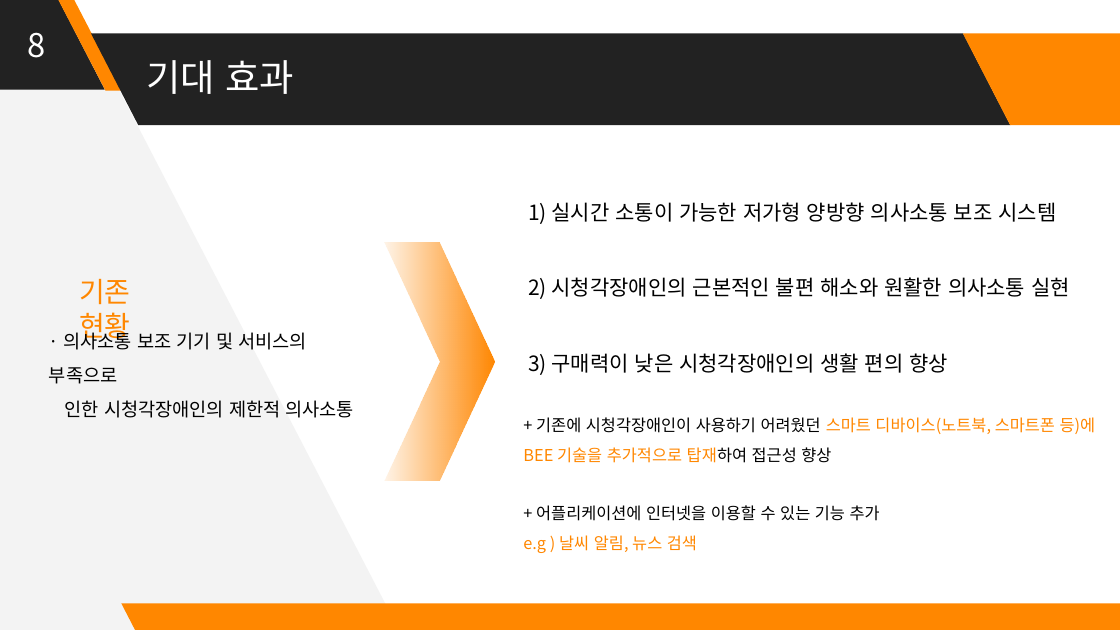
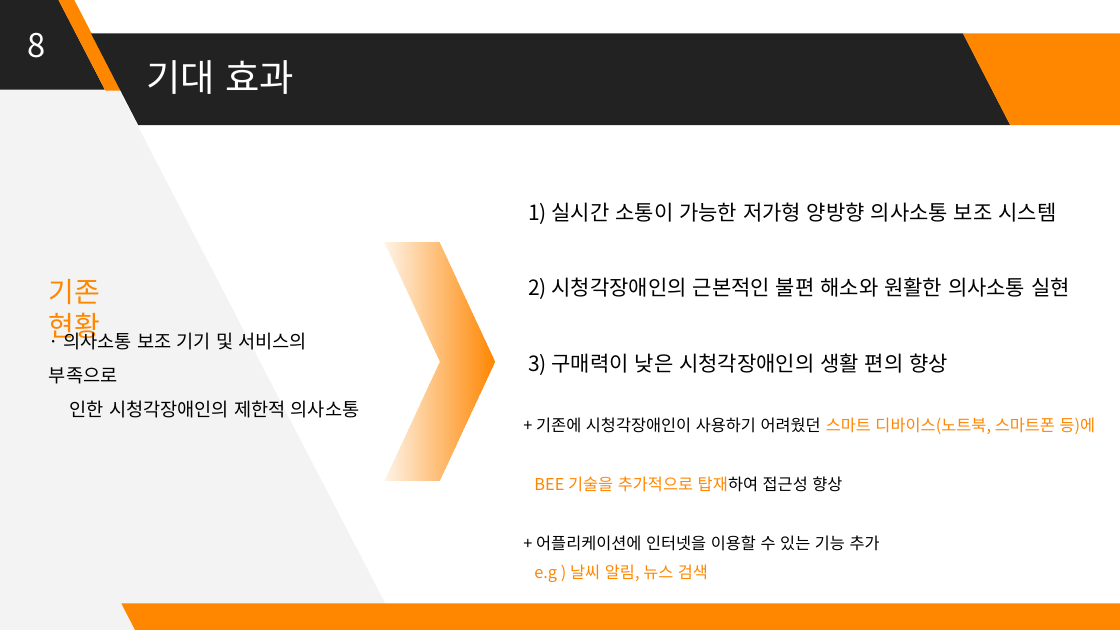
Before and after one commit to Huffon/2019_Capstone_bee, a slide deck: slide 8 of docs/8_Final Presentation Panel.pptx (slide 10 before the commit). Drawn at 1120x630 pixels with LibreOffice and Linux fonts; fonts in the diff are those of the drawing. Boxes give left, top, right and bottom in pixels: in the first picture for what was removed or moved away, otherwise in the second. Text is boxed around its words. In the diff, an @@ line names an element or a change of style, - is before the commit and + after.

```diff
--- a/docs/8_Final Presentation Panel.pptx
+++ b/docs/8_Final Presentation Panel.pptx
@@ text "기존 현황": place and size @@
-text "기존 현황" at <box>79,278,131,344</box>
+text "기존 현황" at <box>49,278,101,344</box>
@@ text "· 의사소통 보조 기기 및 ..." rewrapped from <box>49,329,355,418</box> to <box>49,329,360,418</box> @@
@@ text at <box>534,417,1096,492</box>: text changed @@
-              + 기존에 시청각장애인이 사용하기 어려웠던 스마트 디바이스(노트북, 스마트폰 등)에 BEE 기술을 추가적으로 탑재하여 접근성 향상
+              + 기존에 시청각장애인이 사용하기 어려웠던 스마트 디바이스(노트북, 스마트폰 등)에
+              BEE 기술을 추가적으로 탑재하여 접근성 향상
```
Also in this commit, not shown: 2 slides removed.
